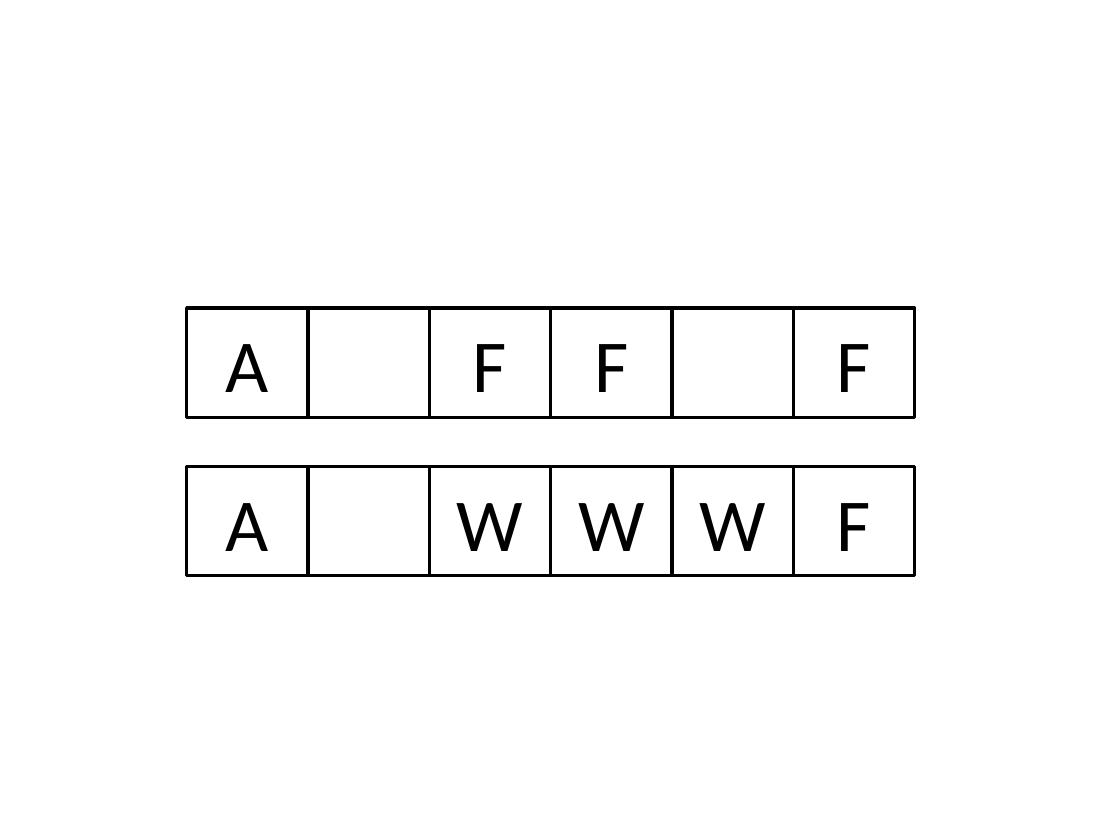
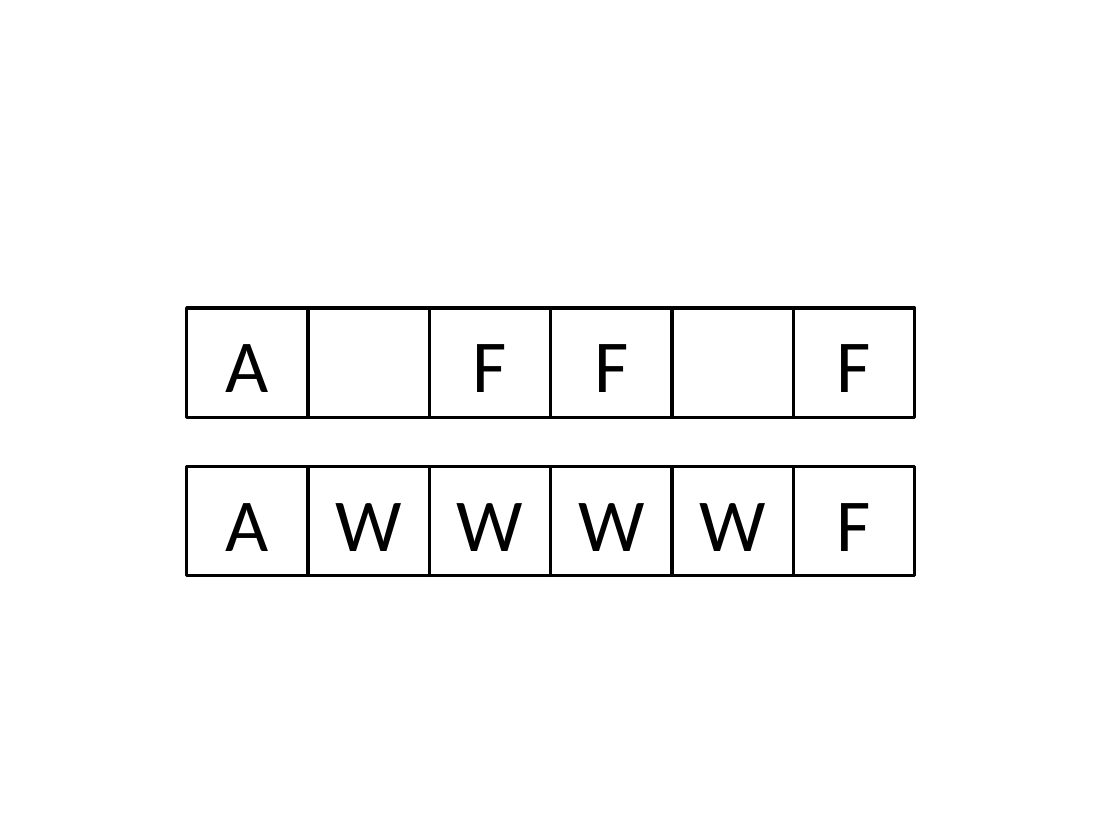
Before and after one commit to lono175/Thesis, a slide deck: slide 2 of figures/figures.pptx. Drawn at 1120x840 pixels with LibreOffice and Linux fonts; fonts in the diff are those of the drawing. Boxes give left, top, right and bottom in pixels: in the first picture for what was removed or moved away, otherwise in the second. Text is boxed around its words. In the diff, an @@ line names an element or a change of style, - is before the commit and + after.

Commit message:
figure update

```diff
--- a/figures/figures.pptx
+++ b/figures/figures.pptx
@@ text in rectangle at [335, 503, 401, 551]: text added @@
+W
```
